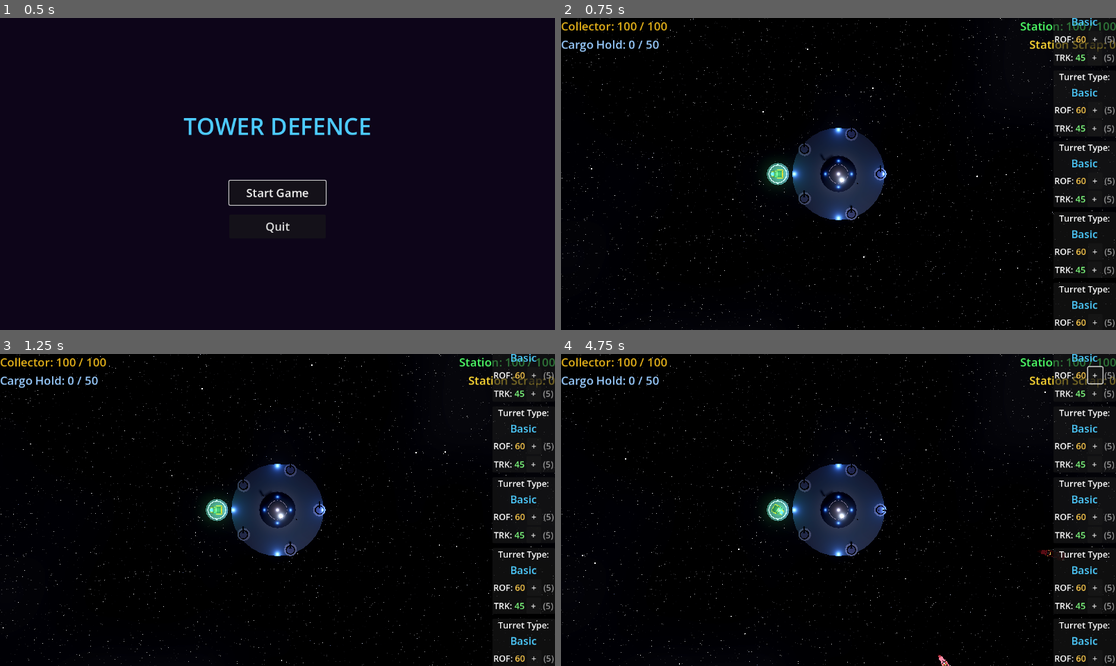
Above: before the commit, frames 1-4 (two rows, left to right).
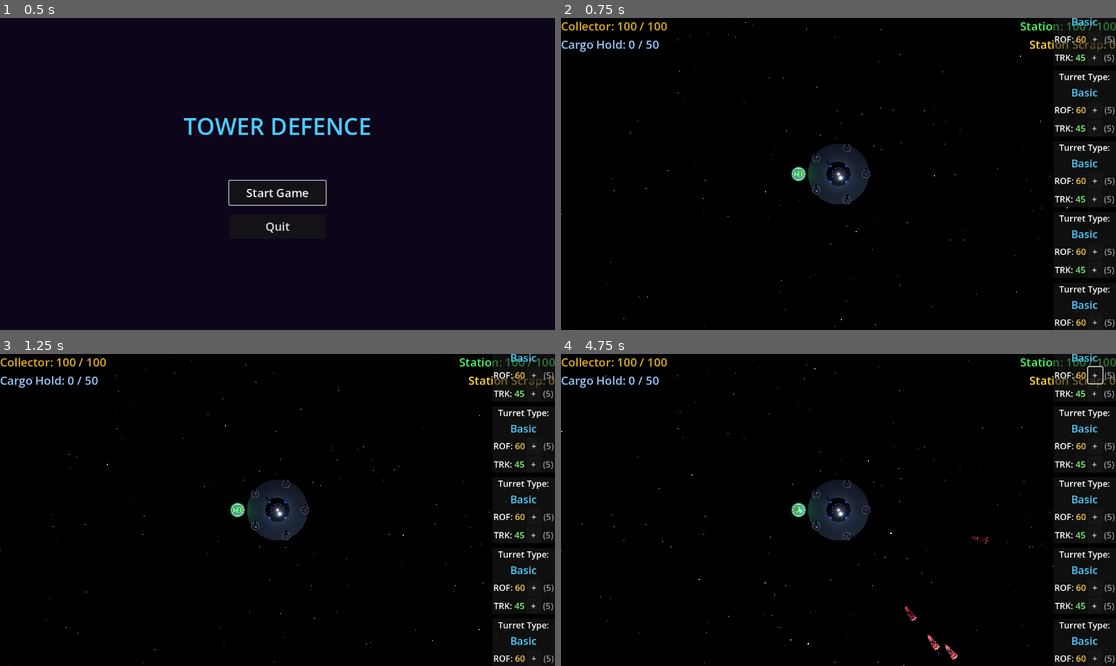
Above: after the commit, the same moments.

Repository: rgjhawkins/towerdefence
Game: Godot game, scene res://main_menu.tscn
Same seed, same stepped clock (60 frames per second), same inputs: the game is played once before the commit and once after it.
Inputs (mouse positions are in pixels of both pictures, inside the frame that each line leads up to):
- Up to frame 1 (0.5 s): no input
- Up to frame 2 (0.75 s): click "Start Game" at 0.5 s
- Up to frame 3 (1.25 s): no input
- Up to frame 4 (4.75 s): click "+" at 1.25 s; click "+" at 2 s; move the mouse to (960, 494) at 2.77 s; hold Right (ui_right) 2.78-3.5 s; click (960, 494) at 2.92 s; drag from (727, 525) to (810, 572) at 3.52 s; move the mouse to (894, 441) at 4.27 s; hold Right (ui_right) from 4.28 s (still down)

Frame 1 is identical in both runs. In frame 2, 4.0% of the frame differs, in the area x 0-100%, y 0-100%; in frame 3, 4.0%; in frame 4, 4.2%.

Commit message:
Fix starfield pattern, adjust lights, add scrap lifespan, zoom camera
- Rewrote sky shader to eliminate cross pattern in stars
- Moved blue lights below station to avoid turret reflections
- Scrap pieces now fade and disappear after 30 seconds
- Zoomed camera out (Y=30 to Y=45) for larger play area

Co-Authored-By: Claude Opus 4.5 <noreply@anthropic.com>

Diff:
--- a/main.tscn
+++ b/main.tscn
@@ -11,64 +11,64 @@
 code = "
 shader_type sky;
 
-uniform float star_density : hint_range(0.0, 0.1) = 0.02;
-uniform float star_brightness : hint_range(0.0, 2.0) = 1.0;
+uniform float star_brightness : hint_range(0.0, 3.0) = 1.5;
 uniform float twinkle_speed : hint_range(0.0, 5.0) = 1.5;
-uniform vec3 nebula_color1 : source_color = vec3(0.1, 0.0, 0.2);
-uniform vec3 nebula_color2 : source_color = vec3(0.0, 0.05, 0.15);
-
-float hash(vec3 p) {
-    p = fract(p * 0.3183099 + 0.1);
-    p *= 17.0;
-    return fract(p.x * p.y * p.z * (p.x + p.y + p.z));
+
+float hash21(vec2 p) {
+    p = fract(p * vec2(234.34, 435.345));
+    p += dot(p, p + 34.23);
+    return fract(p.x * p.y);
 }
 
-float noise(vec3 p) {
-    vec3 i = floor(p);
-    vec3 f = fract(p);
-    f = f * f * (3.0 - 2.0 * f);
-    return mix(
-        mix(mix(hash(i + vec3(0,0,0)), hash(i + vec3(1,0,0)), f.x),
-            mix(hash(i + vec3(0,1,0)), hash(i + vec3(1,1,0)), f.x), f.y),
-        mix(mix(hash(i + vec3(0,0,1)), hash(i + vec3(1,0,1)), f.x),
-            mix(hash(i + vec3(0,1,1)), hash(i + vec3(1,1,1)), f.x), f.y), f.z);
+float hash31(vec3 p) {
+    p = fract(p * vec3(443.897, 441.423, 437.195));
+    p += dot(p, p.yzx + 19.19);
+    return fract((p.x + p.y) * p.z);
 }
 
 void sky() {
-    vec3 dir = EYEDIR;
-    float nebula = noise(dir * 2.0) * 0.5 + 0.5;
-    vec3 bg_color = mix(nebula_color1, nebula_color2, nebula);
-    bg_color += noise(dir * 4.0) * 0.05;
-
-    vec3 star_pos = dir * 500.0;
-    vec3 star_cell = floor(star_pos);
+    vec3 dir = normalize(EYEDIR);
+
+    // Pure black background
+    vec3 bg_color = vec3(0.01, 0.01, 0.015);
+
+    // Convert direction to spherical for better star distribution
+    float theta = atan(dir.z, dir.x);
+    float phi = acos(dir.y);
+
     float star = 0.0;
 
-    for(int x = -1; x <= 1; x++) {
-        for(int y = -1; y <= 1; y++) {
-            for(int z = -1; z <= 1; z++) {
-                vec3 cell = star_cell + vec3(float(x), float(y), float(z));
-                vec3 cell_center = cell + hash(cell) * 0.8 + 0.1;
-                float dist = length(star_pos - cell_center);
-                if(hash(cell + 0.5) < star_density) {
-                    float brightness = hash(cell + 1.0);
-                    float twinkle = sin(TIME * twinkle_speed * (hash(cell + 2.0) * 2.0 + 0.5) + hash(cell + 3.0) * 6.28) * 0.3 + 0.7;
-                    star += smoothstep(0.5, 0.0, dist) * brightness * twinkle * star_brightness;
-                }
-            }
+    // Multiple layers of stars at different scales
+    for(int layer = 0; layer < 3; layer++) {
+        float scale = 80.0 + float(layer) * 40.0;
+        vec2 uv = vec2(theta, phi) * scale;
+        vec2 gv = fract(uv) - 0.5;
+        vec2 id = floor(uv);
+
+        // Random offset within cell
+        vec2 offset = vec2(hash21(id + float(layer) * 100.0), hash21(id.yx + float(layer) * 100.0)) - 0.5;
+        offset *= 0.8;
+
+        float d = length(gv - offset);
+
+        // Star threshold based on hash
+        float threshold = hash21(id * 1.23 + float(layer) * 50.0);
+        if(threshold > 0.97) {
+            float brightness = hash21(id * 2.34 + float(layer) * 75.0);
+            float twinkle = sin(TIME * twinkle_speed * (hash21(id * 3.45) + 0.5) + hash21(id * 4.56) * 6.28) * 0.3 + 0.7;
+            float size = 0.03 + hash21(id * 5.67) * 0.04;
+            star += smoothstep(size, 0.0, d) * brightness * twinkle * star_brightness;
         }
     }
+
     COLOR = bg_color + vec3(star);
 }
 "
 
 [sub_resource type="ShaderMaterial" id="ShaderMaterial_sky"]
 shader = SubResource("Shader_starfield")
-shader_parameter/star_density = 0.03
-shader_parameter/star_brightness = 1.5
+shader_parameter/star_brightness = 1.8
 shader_parameter/twinkle_speed = 1.5
-shader_parameter/nebula_color1 = Vector3(0.02, 0.02, 0.03)
-shader_parameter/nebula_color2 = Vector3(0.01, 0.01, 0.02)
 
 [sub_resource type="Sky" id="Sky_space"]
 sky_material = SubResource("ShaderMaterial_sky")
@@ -183,7 +183,7 @@
 environment = SubResource("Environment_space")
 
 [node name="Camera3D" type="Camera3D" parent="."]
-transform = Transform3D(1, 0, 0, 0, 0, 1, 0, -1, 0, 0, 30, 0)
+transform = Transform3D(1, 0, 0, 0, 0, 1, 0, -1, 0, 0, 45, 0)
 fov = 60.0
 
 [node name="ParallaxStarfield" type="Node3D" parent="."]
@@ -215,32 +215,32 @@
 omni_attenuation = 1.5
 
 [node name="StationLightBlue1" type="OmniLight3D" parent="."]
-transform = Transform3D(1, 0, 0, 0, 1, 0, 0, 0, 1, 5, 2, 0)
-light_color = Color(0.3, 0.5, 1, 1)
-light_energy = 1.5
-omni_range = 8.0
-omni_attenuation = 1.2
+transform = Transform3D(1, 0, 0, 0, 1, 0, 0, 0, 1, 3, -1, 3)
+light_color = Color(0.3, 0.5, 1, 1)
+light_energy = 1.2
+omni_range = 6.0
+omni_attenuation = 1.5
 
 [node name="StationLightBlue2" type="OmniLight3D" parent="."]
-transform = Transform3D(1, 0, 0, 0, 1, 0, 0, 0, 1, -5, 2, 0)
-light_color = Color(0.3, 0.5, 1, 1)
-light_energy = 1.5
-omni_range = 8.0
-omni_attenuation = 1.2
+transform = Transform3D(1, 0, 0, 0, 1, 0, 0, 0, 1, -3, -1, 3)
+light_color = Color(0.3, 0.5, 1, 1)
+light_energy = 1.2
+omni_range = 6.0
+omni_attenuation = 1.5
 
 [node name="StationLightBlue3" type="OmniLight3D" parent="."]
-transform = Transform3D(1, 0, 0, 0, 1, 0, 0, 0, 1, 0, 2, 5)
-light_color = Color(0.3, 0.5, 1, 1)
-light_energy = 1.5
-omni_range = 8.0
-omni_attenuation = 1.2
+transform = Transform3D(1, 0, 0, 0, 1, 0, 0, 0, 1, 3, -1, -3)
+light_color = Color(0.3, 0.5, 1, 1)
+light_energy = 1.2
+omni_range = 6.0
+omni_attenuation = 1.5
 
 [node name="StationLightBlue4" type="OmniLight3D" parent="."]
-transform = Transform3D(1, 0, 0, 0, 1, 0, 0, 0, 1, 0, 2, -5)
-light_color = Color(0.3, 0.5, 1, 1)
-light_energy = 1.5
-omni_range = 8.0
-omni_attenuation = 1.2
+transform = Transform3D(1, 0, 0, 0, 1, 0, 0, 0, 1, -3, -1, -3)
+light_color = Color(0.3, 0.5, 1, 1)
+light_energy = 1.2
+omni_range = 6.0
+omni_attenuation = 1.5
 
 [node name="ParkingBayLight" type="OmniLight3D" parent="."]
 transform = Transform3D(1, 0, 0, 0, 1, 0, 0, 0, 1, -6.5, 2, 0)
--- a/scrap_piece.gd
+++ b/scrap_piece.gd
@@ -2,8 +2,13 @@
 
 @export var drift_speed: float = 0.5
 @export var rotation_speed: float = 2.0
+@export var lifespan: float = 30.0
+@export var fade_duration: float = 3.0
 
 var drift_direction: Vector3
+var age: float = 0.0
+var mesh_node: Node = null
+var original_material: StandardMaterial3D = null
 
 
 func _ready() -> void:
@@ -23,8 +28,34 @@
 		randf() * TAU
 	)
 
+	# Get mesh for fading
+	mesh_node = get_node_or_null("Mesh")
+	if mesh_node and mesh_node.material:
+		# Duplicate material so each scrap can fade independently
+		original_material = mesh_node.material.duplicate()
+		original_material.transparency = BaseMaterial3D.TRANSPARENCY_ALPHA
+		mesh_node.material = original_material
+
 
 func _process(delta: float) -> void:
+	# Track age
+	age += delta
+
+	# Check if expired
+	if age >= lifespan:
+		queue_free()
+		return
+
+	# Fade out near end of life
+	var fade_start := lifespan - fade_duration
+	if age > fade_start and original_material:
+		var fade_progress := (age - fade_start) / fade_duration
+		var alpha := 1.0 - fade_progress
+		original_material.albedo_color.a = alpha
+		# Also fade emission
+		var emission_strength := alpha * 2.5
+		original_material.emission_energy_multiplier = emission_strength
+
 	# Slow drift
 	position += drift_direction * delta
 
